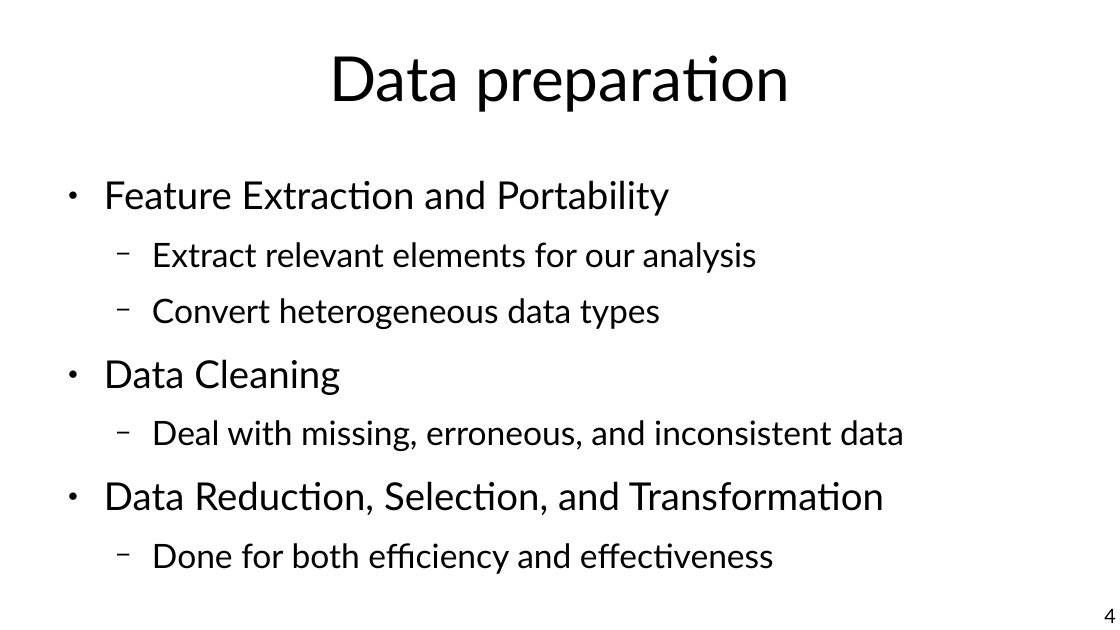
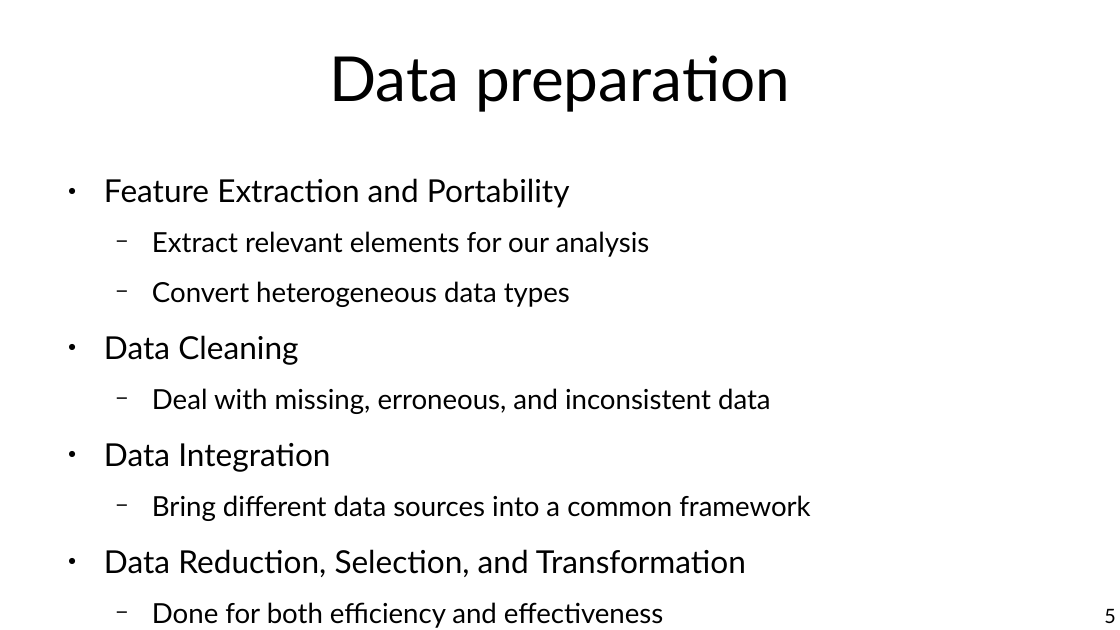
Before and after one commit to chatox/data-mining-course, a slide deck: slide 5 of theory/tt02_data_preparation.odp (slide 4 before the commit). Drawn at 1120x630 pixels with LibreOffice and Linux fonts; fonts in the diff are those of the drawing. Boxes give left, top, right and bottom in pixels: in the first picture for what was removed or moved away, otherwise in the second. Text is boxed around its words. In the diff, an @@ line names an element or a change of style, - is before the commit and + after.

Commit message:
Data prep ready

```diff
--- a/theory/tt02_data_preparation.odp
+++ b/theory/tt02_data_preparation.odp
@@ text at [104, 178, 771, 628]: size 27.2 to 22.4 pt in "Feature Extraction and Portability", "Data Cleaning", "Data Reduction, Selection, and Transformation"; size 23.8 to 19.6 pt in "Extract relevant elements for our analysis", "Convert heterogeneous data types", "Deal with missing, erroneous, and inconsistent data", "Done for both efficiency and effectiveness" @@
@@ text at [152, 495, 811, 521]: paragraphs added @@
+● Data Integration
+  − Bring different data sources into a common framework
@@ page number at [1104, 609, 1115, 623]: text changed @@
-4
+5
```
Also in this commit, not shown: 1 other slide changed, 19 slides added.
